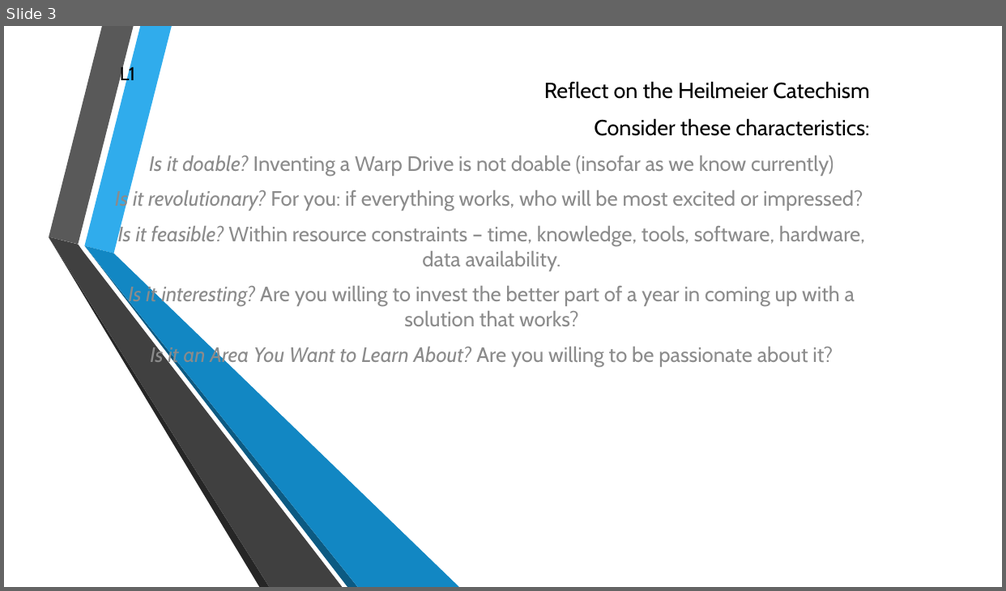
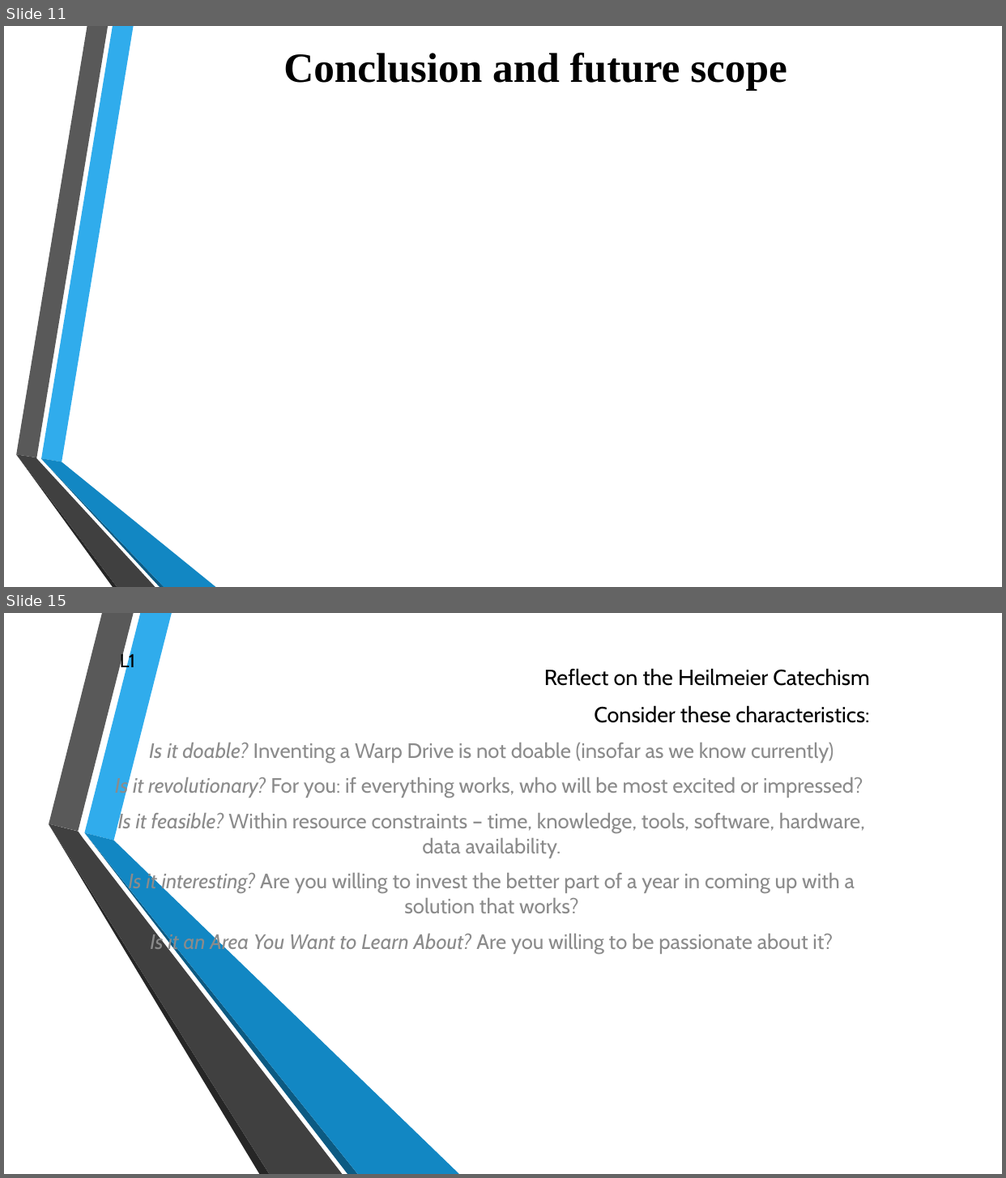
Before and after one commit to ADA-GWU/guidedresearchproject-aliasgerovs, a slide deck: presentations/Final_Presentation.pptx. Shown one above the other, each under a label of ours: slide 3 before the commit, slides 11 and 15 after it; the slides between them are not shown. The pictures are 1006x591 and 1006x1178 pixels, drawn with LibreOffice and Linux fonts; fonts in the diff are those of the drawing; background and template pictures are left out. Boxes give left, top, right and bottom in pixels: in the first picture for what was removed or moved away, otherwise in the second. Text is boxed around its words. In the diff, an @@ line names an element or a change of style, - is before the commit and + after.

```diff
--- a/presentations/Final_Presentation.pptx
+++ b/presentations/Final_Presentation.pptx
@@ slide 11 added at bbox=[4, 26, 1002, 587], background picture (left out) @@
@@ title added at bbox=[283, 53, 787, 90], 40 pt, text #000000, bold @@
+Conclusion and future scope
@@ group added at bbox=[16, 26, 216, 587]: 6 freeform shapes @@
@@ what was slide 3 is now slide 15 @@
```
Also in this commit, not shown: 1 slide changed, 12 other slides added, 2 slides removed.
